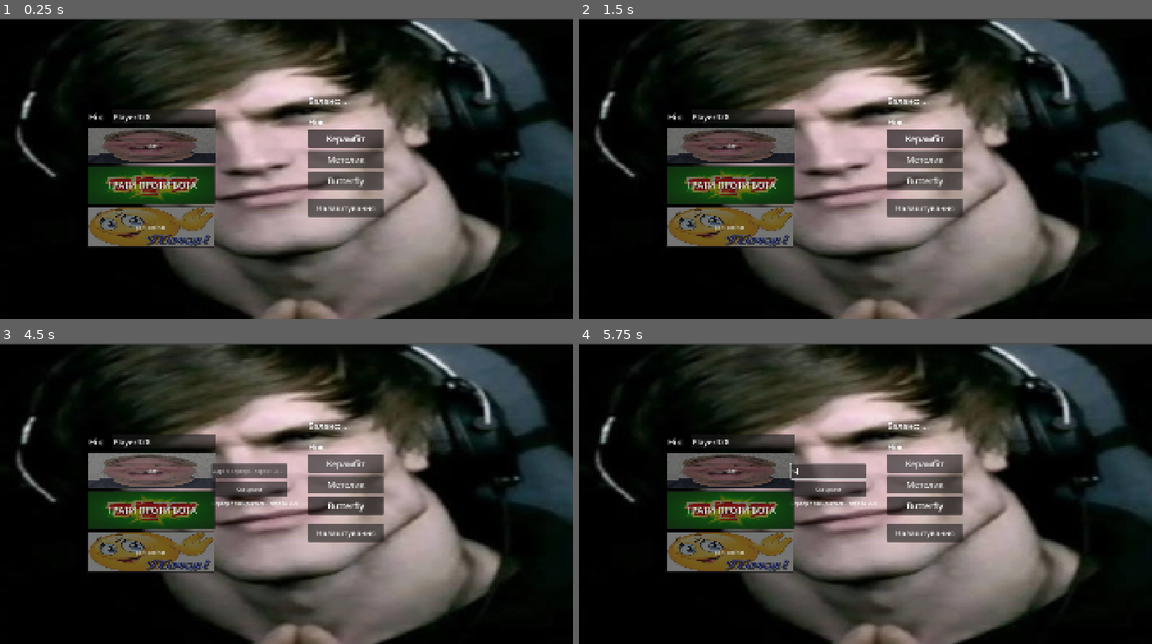
Above: before the commit, frames 1-4 (two rows, left to right).
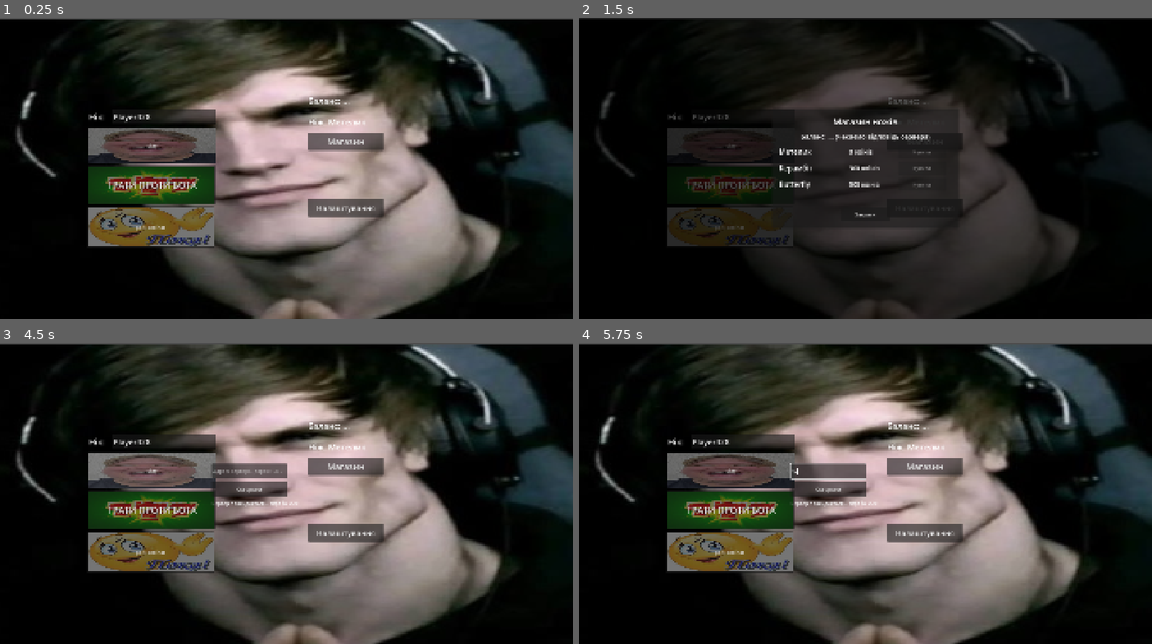
Above: after the commit, the same moments.

Repository: oleksandrmirkunov425-beep/shutergame
Game: Godot game, scene res://scenes/menu.tscn
The game is run twice, just before and just after one commit, with the same random seed, the same clock (stepped at 60 frames per second) and the same inputs.
Inputs (mouse positions are in pixels of both pictures, inside the frame that each line leads up to):
- Up to frame 1 (0.25 s): no input
- Up to frame 2 (1.5 s): click (922, 138) at 0.5 s, where only the run before the commit has a clickable "Керамбіт"; click (922, 141) at 1.25 s, where only the run after the commit has a clickable "Магазин"
- Up to frame 3 (4.5 s): click (343, 484) at 2 s, where only the run before the commit has a clickable "Метелик"; click (286, 538) at 2.75 s, where only the run after the commit has a clickable "Закрити"; click (343, 505) at 3.5 s, where only the run before the commit has a clickable "Butterfly"; click "play" at 4.25 s
- Up to frame 4 (5.75 s): click (831, 472) at 5.02 s; type "12" at 5.1 s

The runs differ from the first frame. In frame 1, 1.9% of the frame differs, in the area x 53-67%, y 33-58%; in frame 2, 54%, in the area x 0-100%, y 0-100%; in frame 3, 1.9%; in frame 4, 1.9%.

Commit message:
Add files via upload

Diff:
--- a/autoload/economy.gd
+++ b/autoload/economy.gd
@@ -1,7 +1,8 @@
 extends Node
 # autoload/economy.gd — Project Settings -> Autoload, ім'я "Economy".
-# Баланс зберігається і рахується ТІЛЬКИ на сервері. Клієнт лише показує число від сервера.
-# Сховище: Firebase Realtime Database (якщо задані змінні середовища FIREBASE_URL і FIREBASE_SECRET),
+# Баланс, куплені ножі й вибраний ніж зберігаються і перевіряються ТІЛЬКИ на сервері.
+# Клієнт лише показує те, що прислав сервер, і просить дії (купити / вибрати).
+# Сховище: Firebase Realtime Database (змінні середовища FIREBASE_URL і FIREBASE_SECRET),
 # інакше — локальний файл (для тестів на своєму ПК).
 
 # ---------- Налаштування нагород ----------
@@ -12,6 +13,16 @@
 const BOT_MIN_INTERVAL_SEC := 90  # не частіше ніж раз на 90 с
 const BOT_DAILY_CAP := 600        # максимум коїнів за добу з ботів
 
+# ---------- Магазин ножів ----------
+# id ножа має збігатися з Loadout.KNIVES і weapon_switch.gd. Ціна 0 = безкоштовний (є в усіх).
+const KNIVES := {
+	"bolisong":  {"name": "Метелик",   "price": 0},
+	"karambit":  {"name": "Керамбіт",  "price": 300},
+	"butterfly": {"name": "Butterfly", "price": 500},
+}
+const KNIFE_ORDER := ["bolisong", "karambit", "butterfly"]
+const DEFAULT_KNIFE := "bolisong"
+
 const DB_PATH := "user://economy_db.json"      # сервер, лише якщо Firebase не налаштований
 const TOKEN_PATH := "user://account.cfg"       # клієнт: лише "логін" (токен), не гроші
 const FETCH_RETRIES := 3
@@ -19,7 +30,10 @@
 # ---------- Клієнт: те, що показуємо в меню ----------
 var view_coins: int = -1          # -1 = ще не отримали від сервера
 var view_last_reward: int = 0     # скільки щойно нараховано (меню покаже "+N")
+var view_owned: Array = []        # куплені ножі
+var view_equipped: String = ""    # вибраний ніж
 signal profile_updated
+signal shop_message(text: String)
 
 # ---------- Сервер ----------
 var _peer_acc: Dictionary = {}    # peer_id -> ключ акаунта (лише ПІСЛЯ завантаження профілю)
@@ -57,7 +71,22 @@
 
 
 static func _default_profile() -> Dictionary:
-	return {"coins": 0, "last_bot_unix": 0, "bot_day": "", "bot_today": 0}
+	return {
+		"coins": 0,
+		"owned": {DEFAULT_KNIFE: true},
+		"equipped": DEFAULT_KNIFE,
+		"last_bot_unix": 0, "bot_day": "", "bot_today": 0,
+	}
+
+
+# Гарантуємо, що в профілі є безкоштовний ніж і вибраний ніж справді куплений.
+static func _normalize(p: Dictionary) -> void:
+	if not (p.get("owned") is Dictionary):
+		p["owned"] = {}
+	p["owned"][DEFAULT_KNIFE] = true
+	var eq := str(p.get("equipped", DEFAULT_KNIFE))
+	if not KNIVES.has(eq) or not p["owned"].has(eq):
+		p["equipped"] = DEFAULT_KNIFE
 
 
 # ====================== КЛІЄНТ ======================
@@ -78,13 +107,24 @@
 
 
 @rpc("authority", "reliable")
-func sync_profile(coins: int, reward: int) -> void:
+func sync_profile(coins: int, reward: int, owned: Array, equipped: String) -> void:
 	if multiplayer.is_server():
 		return
 	view_coins = coins
+	view_owned = owned
+	view_equipped = equipped
 	if reward > 0:
 		view_last_reward = reward
+	if KNIVES.has(equipped):
+		Loadout.set_knife(equipped)   # саме цей ніж гра візьме в матчі
 	profile_updated.emit()
+
+
+@rpc("authority", "reliable")
+func shop_reply(text: String) -> void:
+	if multiplayer.is_server():
+		return
+	shop_message.emit(text)
 
 
 # ====================== СЕРВЕР: вхід ======================
@@ -110,6 +150,7 @@
 
 
 func _bind(peer: int, key: String) -> void:
+	_normalize(_db[key])
 	_peer_acc[peer] = key
 	_push(peer, 0)
 
@@ -164,6 +205,49 @@
 	_push(peer, amount)
 
 
+# ====================== СЕРВЕР: магазин ======================
+# Ціну, наявність грошей і чи вже куплено — усе перевіряє сервер. Клієнт тільки каже, який ніж хоче.
+@rpc("any_peer", "reliable")
+func request_buy_knife(knife_id: String) -> void:
+	if not multiplayer.is_server():
+		return
+	var peer := multiplayer.get_remote_sender_id()
+	var p := _profile_of(peer)
+	if p.is_empty() or not KNIVES.has(knife_id):
+		return
+	if p["owned"].has(knife_id):
+		_reply(peer, "Цей ніж у тебе вже є.")
+		return
+	var price: int = KNIVES[knife_id]["price"]
+	if int(p["coins"]) < price:
+		_reply(peer, "Не вистачає коїнів: потрібно %d." % price)
+		return
+	p["coins"] = int(p["coins"]) - price      # спочатку списуємо
+	p["owned"][knife_id] = true
+	p["equipped"] = knife_id                  # куплений ніж одразу вибираємо
+	_save_profile(_peer_acc[peer])
+	_push(peer, 0)
+	_reply(peer, "Куплено: %s!" % KNIVES[knife_id]["name"])
+
+
+@rpc("any_peer", "reliable")
+func request_equip_knife(knife_id: String) -> void:
+	if not multiplayer.is_server():
+		return
+	var peer := multiplayer.get_remote_sender_id()
+	var p := _profile_of(peer)
+	if p.is_empty() or not KNIVES.has(knife_id) or not p["owned"].has(knife_id):
+		return   # вибрати можна тільки куплене
+	p["equipped"] = knife_id
+	_save_profile(_peer_acc[peer])
+	_push(peer, 0)
+
+
+func _reply(peer: int, text: String) -> void:
+	if peer != 1 and multiplayer.get_peers().has(peer):
+		shop_reply.rpc_id(peer, text)
+
+
 func _profile_of(peer: int) -> Dictionary:
 	return _db.get(_peer_acc.get(peer, ""), {})
 
@@ -172,7 +256,7 @@
 	var p := _profile_of(peer)
 	if p.is_empty() or peer == 1 or not multiplayer.get_peers().has(peer):
 		return
-	sync_profile.rpc_id(peer, int(p["coins"]), reward)
+	sync_profile.rpc_id(peer, int(p["coins"]), reward, p["owned"].keys(), str(p["equipped"]))
 
 
 # ====================== СХОВИЩЕ ======================
@@ -206,10 +290,9 @@
 			var data = JSON.parse_string(text)
 			if data is Dictionary:
 				profile.merge(data, true)
-			elif not _db.has(key):
-				_db[key] = profile
+			_db[key] = profile
+			if not (data is Dictionary):
 				_save_profile(key)   # новий акаунт
-			_db[key] = profile
 			_bind(peer, key))
 
 
--- a/autoload/loadout.gd
+++ b/autoload/loadout.gd
@@ -1,16 +1,17 @@
 extends Node
-# Вибір ножа (зберігається між запусками гри).
+# Вибраний ніж. Що вибрано і що куплено — вирішує сервер (Economy); тут лише локальна копія,
+# щоб гра знала, який ніж показувати (в т.ч. у матчі проти бота без сервера).
 
 const SAVE_PATH := "user://loadout.cfg"
 const KNIVES: Array = ["karambit", "bolisong", "butterfly"]
 
-var knife: String = "karambit"
+var knife: String = "bolisong"
 
 
 func _ready() -> void:
 	var cfg := ConfigFile.new()
 	if cfg.load(SAVE_PATH) == OK:
-		var saved: String = cfg.get_value("loadout", "knife", "karambit")
+		var saved: String = cfg.get_value("loadout", "knife", "bolisong")
 		if KNIVES.has(saved):
 			knife = saved
 
--- a/скрипти/menu.gd
+++ b/скрипти/menu.gd
@@ -13,6 +13,11 @@
 var nick_input: LineEdit = null
 var bot_button: Button = null
 var balance_label: Label = null
+var knife_label: Label = null
+var _shop_layer: CanvasLayer = null
+var _shop_rows: VBoxContainer = null
+var _shop_balance: Label = null
+var _shop_msg: Label = null
 var _recent_gain: int = 0
 var _bg_attempts: int = 0
 var _bg_timer: Timer = null
@@ -42,13 +47,14 @@
 	_make_nick_input()
 	_make_bot_button()
 	SETTINGS_SCRIPT.load_settings()
-	_make_knife_buttons()
+	_make_knife_ui()
 	_make_settings_ui()
 	Network.connection_succeeded.connect(_on_connected)
 	Network.connection_failed.connect(_on_connection_failed)
 
 	_make_balance_label()
 	Economy.profile_updated.connect(_on_profile_updated)
+	Economy.shop_message.connect(func(text: String): _shop_msg.text = text)
 	_bg_timer = Timer.new()
 	_bg_timer.one_shot = true
 	_bg_timer.timeout.connect(_bg_connect)
@@ -83,6 +89,9 @@
 		_recent_gain = Economy.view_last_reward
 		Economy.view_last_reward = 0
 	_refresh_balance()
+	_refresh_knife_label()
+	if _shop_layer != null and _shop_layer.visible:
+		_refresh_shop()
 
 
 func _online() -> bool:
@@ -147,29 +156,139 @@
 	Engine.set_meta("player_nick", n if n != "" else "Player")
 
 
-# Вибір ножа: 3 кнопки праворуч від меню.
-func _make_knife_buttons() -> void:
+# Вибраний ніж + кнопка "Магазин" (вікно, де купуються й вибираються ножі).
+func _make_knife_ui() -> void:
+	knife_label = Label.new()
+	knife_label.position = Vector2(1020, 285)
+	knife_label.add_theme_font_size_override("font_size", 28)
+	add_child(knife_label)
+
+	var shop_btn := Button.new()
+	shop_btn.text = "Магазин"
+	shop_btn.position = Vector2(1020, 340)
+	shop_btn.size = Vector2(250, 60)
+	shop_btn.add_theme_font_size_override("font_size", 28)
+	shop_btn.pressed.connect(func():
+		_shop_msg.text = ""
+		_refresh_shop()
+		_shop_layer.visible = true)
+	add_child(shop_btn)
+
+	_make_shop_overlay()
+	_refresh_knife_label()
+
+
+func _make_shop_overlay() -> void:
+	_shop_layer = CanvasLayer.new()
+	_shop_layer.layer = 10
+	_shop_layer.visible = false
+	add_child(_shop_layer)
+
+	var dim := ColorRect.new()
+	dim.color = Color(0, 0, 0, 0.65)
+	dim.set_anchors_preset(Control.PRESET_FULL_RECT)
+	_shop_layer.add_child(dim)
+
+	var center := CenterContainer.new()
+	center.set_anchors_preset(Control.PRESET_FULL_RECT)
+	dim.add_child(center)
+
+	var panel := PanelContainer.new()
+	panel.custom_minimum_size = Vector2(620, 0)
+	center.add_child(panel)
+
+	var margin := MarginContainer.new()
+	for side in ["left", "right", "top", "bottom"]:
+		margin.add_theme_constant_override("margin_" + side, 24)
+	panel.add_child(margin)
+
+	var vbox := VBoxContainer.new()
+	vbox.add_theme_constant_override("separation", 14)
+	margin.add_child(vbox)
+
 	var title := Label.new()
-	title.text = "Ніж:"
-	title.position = Vector2(1020, 285)
+	title.text = "Магазин ножів"
+	title.horizontal_alignment = HORIZONTAL_ALIGNMENT_CENTER
 	title.add_theme_font_size_override("font_size", 28)
-	add_child(title)
-
-	var group := ButtonGroup.new()
-	var defs: Array = [["karambit", "Керамбіт", 330], ["bolisong", "Метелик", 400], ["butterfly", "Butterfly", 470]]
-	for d in defs:
-		var skin: String = d[0]
-		var b := Button.new()
-		b.text = d[1]
-		b.toggle_mode = true
-		b.button_group = group
-		b.position = Vector2(1020, d[2])
-		b.size = Vector2(250, 60)
-		b.add_theme_font_size_override("font_size", 28)
-		b.button_pressed = (Loadout.knife == skin)
-		b.pressed.connect(func(): Loadout.set_knife(skin))
-		add_child(b)
-
+	vbox.add_child(title)
+
+	_shop_balance = Label.new()
+	_shop_balance.horizontal_alignment = HORIZONTAL_ALIGNMENT_CENTER
+	_shop_balance.add_theme_font_size_override("font_size", 22)
+	vbox.add_child(_shop_balance)
+
+	_shop_rows = VBoxContainer.new()
+	_shop_rows.add_theme_constant_override("separation", 10)
+	vbox.add_child(_shop_rows)
+
+	_shop_msg = Label.new()
+	_shop_msg.horizontal_alignment = HORIZONTAL_ALIGNMENT_CENTER
+	_shop_msg.autowrap_mode = TextServer.AUTOWRAP_WORD_SMART
+	_shop_msg.custom_minimum_size = Vector2(0, 28)
+	vbox.add_child(_shop_msg)
+
+	var close_btn := Button.new()
+	close_btn.text = "Закрити"
+	close_btn.custom_minimum_size = Vector2(160, 44)
+	close_btn.size_flags_horizontal = Control.SIZE_SHRINK_CENTER
+	close_btn.pressed.connect(func(): _shop_layer.visible = false)
+	vbox.add_child(close_btn)
+
+
+# Перемальовуємо рядки магазину за даними від сервера. Купити/вибрати можна лише при зв'язку з сервером.
+func _refresh_shop() -> void:
+	if _shop_rows == null:
+		return
+	for c in _shop_rows.get_children():
+		c.queue_free()
+	var online := _online() and Economy.view_coins >= 0
+	if Economy.view_coins >= 0:
+		_shop_balance.text = "Баланс: %d" % Economy.view_coins
+	else:
+		_shop_balance.text = "Баланс: ... (чекаємо відповідь сервера)"
+
+	for id in Economy.KNIFE_ORDER:
+		var info: Dictionary = Economy.KNIVES[id]
+		var owned: bool = Economy.view_owned.has(id)
+
+		var row := HBoxContainer.new()
+		row.add_theme_constant_override("separation", 12)
+		_shop_rows.add_child(row)
+
+		var name_l := Label.new()
+		name_l.text = str(info["name"])
+		name_l.custom_minimum_size = Vector2(220, 0)
+		name_l.add_theme_font_size_override("font_size", 24)
+		row.add_child(name_l)
+
+		var price_l := Label.new()
+		price_l.text = "Є у тебе" if owned else "%d коїнів" % int(info["price"])
+		price_l.custom_minimum_size = Vector2(150, 0)
+		price_l.add_theme_font_size_override("font_size", 20)
+		row.add_child(price_l)
+
+		var btn := Button.new()
+		btn.custom_minimum_size = Vector2(160, 44)
+		if Economy.view_equipped == id:
+			btn.text = "Вибрано"
+			btn.disabled = true
+		elif owned:
+			btn.text = "Вибрати"
+			btn.disabled = not online
+			btn.pressed.connect(func(): Economy.request_equip_knife.rpc_id(1, id))
+		else:
+			btn.text = "Купити"
+			btn.disabled = not online
+			btn.pressed.connect(func(): Economy.request_buy_knife.rpc_id(1, id))
+		row.add_child(btn)
+
+
+func _refresh_knife_label() -> void:
+	if knife_label == null:
+		return
+	var id: String = Economy.view_equipped if Economy.view_equipped != "" else Loadout.knife
+	var info: Dictionary = Economy.KNIVES.get(id, {"name": "?"})
+	knife_label.text = "Ніж: %s" % info["name"]
 
 # Кнопка "Налаштування" під вибором ножа відкриває вікно з вкладками "Миша" і "Приціл".
 func _make_settings_ui() -> void:
